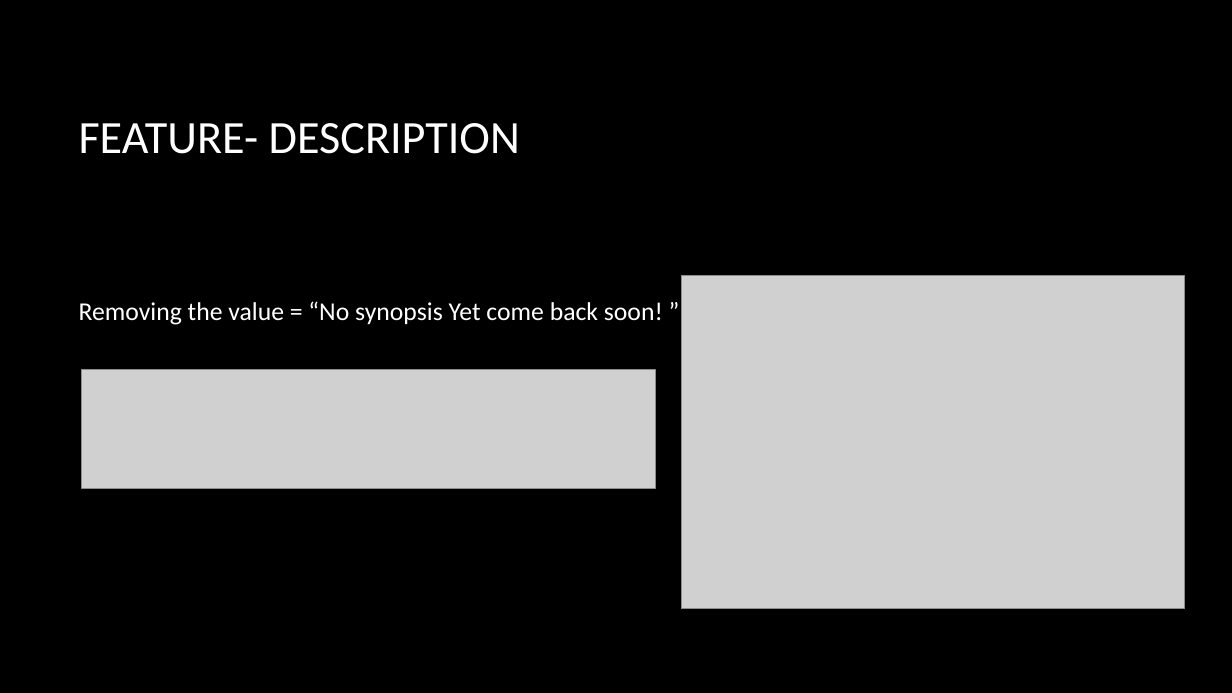
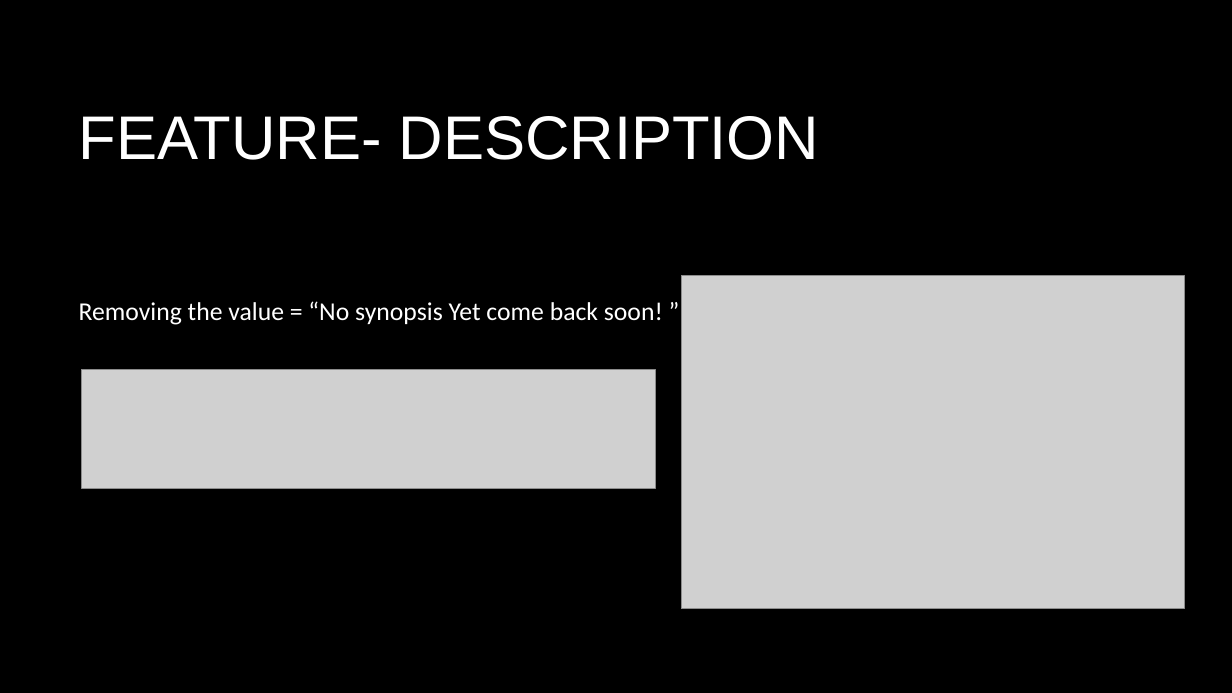
Before and after one commit to SwathiMurali/DATS-6103-T4, a slide deck: slide 10 of Anime_Presentation[1].pptx (slide 8 before the commit). Drawn at 1232x693 pixels with LibreOffice and Linux fonts; fonts in the diff are those of the drawing; grey boxes stand for pictures; background and template pictures are left out. Boxes give left, top, right and bottom in pixels: in the first picture for what was removed or moved away, otherwise in the second. Text is boxed around its words. In the diff, an @@ line names an element or a change of style, - is before the commit and + after.

```diff
--- a/Anime_Presentation[1].pptx
+++ b/Anime_Presentation[1].pptx
@@ title "FEATURE- DESCRIPTION" at [79, 116, 819, 160]: size 36 to 48 pt, font Calibri to Arial @@
```
Also in this commit, not shown: 3 other slides changed, 2 slides added, 1 slide removed.
